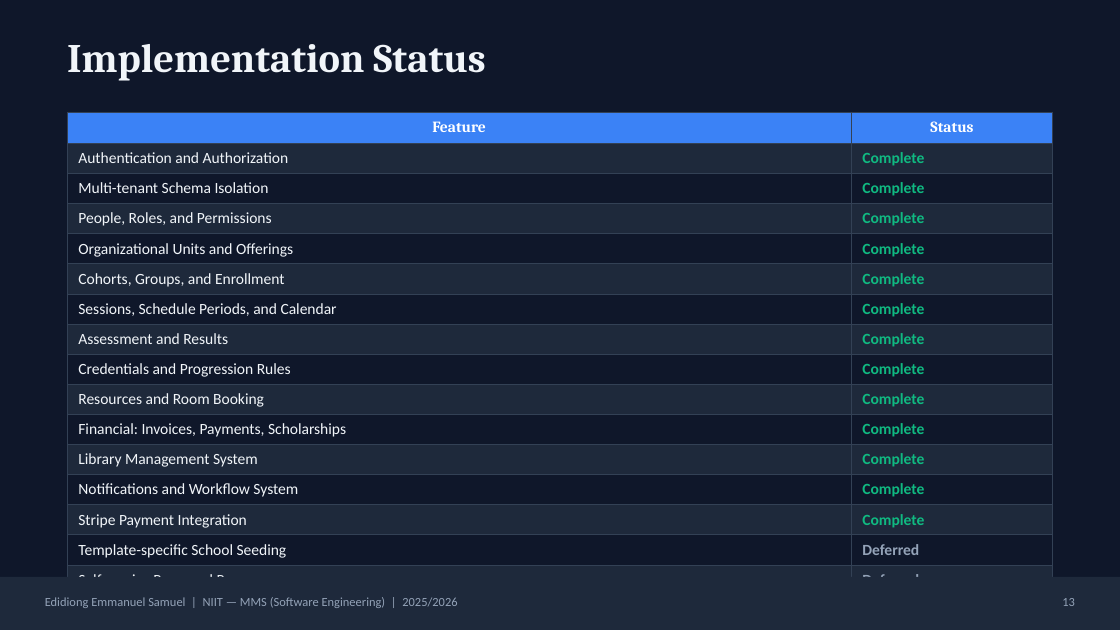
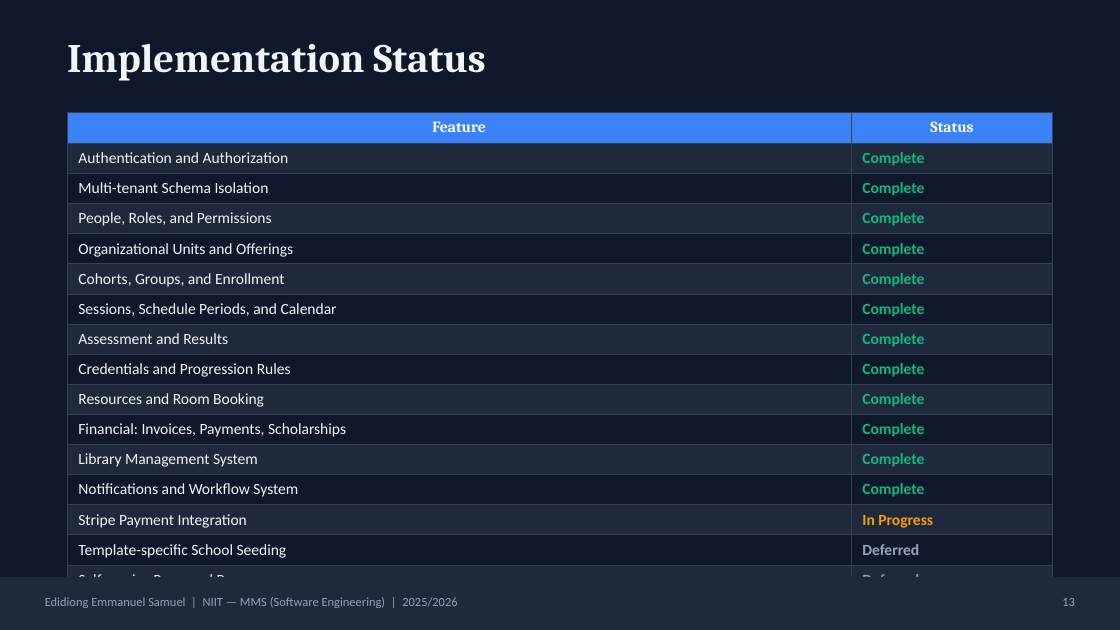
Before and after one commit to Deushomo1st/SchoolHub, a slide deck: slide 13 of docs/School Management Software.pptx. Drawn at 1120x630 pixels with LibreOffice and Linux fonts; fonts in the diff are those of the drawing. Boxes give left, top, right and bottom in pixels: in the first picture for what was removed or moved away, otherwise in the second. Text is boxed around its words. In the diff, an @@ line names an element or a change of style, - is before the commit and + after.

```diff
--- a/docs/School Management Software.pptx
+++ b/docs/School Management Software.pptx
@@ table at bbox=[67, 112, 1053, 581] @@
-row 14, column 2: Complete
+row 14, column 2: In Progress
```
Also in this commit, not shown: 12 other slides changed, 1 slide added, 25 other files.
